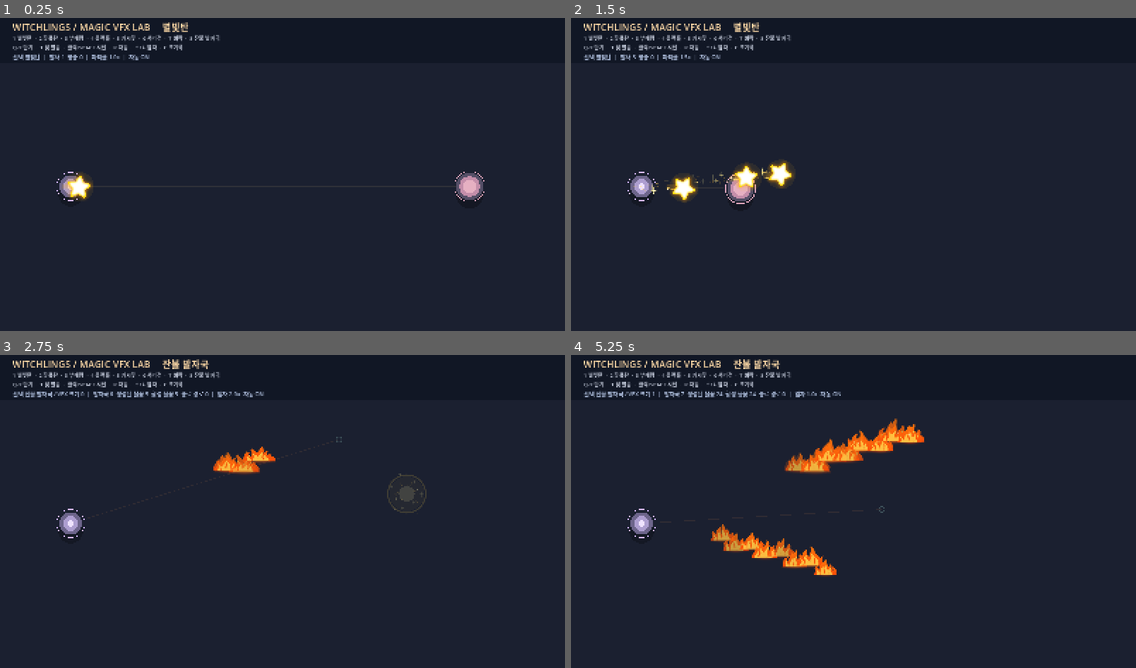
Above: before the commit, frames 1-4 (two rows, left to right).
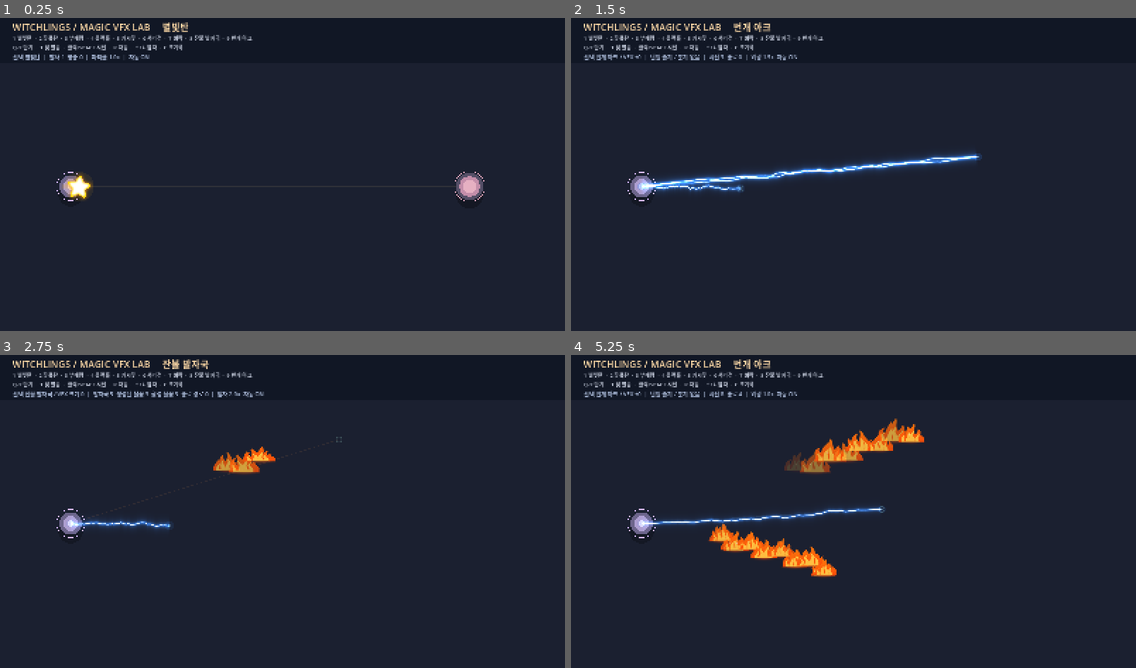
Above: after the commit, the same moments.

Repository: LittleEvasn/Test-Room
Game: Godot game, scene res://scenes/main.tscn
The game is run twice, just before and just after one commit, with the same random seed, the same clock (stepped at 60 frames per second) and the same inputs.
Inputs (mouse positions are in pixels of both pictures, inside the frame that each line leads up to):
- Up to frame 1 (0.25 s): no input
- Up to frame 2 (1.5 s): tap Enter at 0.5 s; move the mouse to (977, 155) at 0.52 s; hold Up 0.53-1.25 s; tap 9 at 0.6 s; click (977, 155) at 0.67 s; tap Space at 0.77, 1.07 s; tap C at 0.8 s; drag from (740, 187) to (825, 237) at 1.27 s
- Up to frame 3 (2.75 s): move the mouse to (339, 439) at 2.02 s; hold Up from 2.03 s (still down); tap 8 at 2.1 s; click (339, 439) at 2.17 s; tap Q at 2.3 s
- Up to frame 4 (5.25 s): release Up at 2.75 s; drag from (825, 574) to (684, 461) at 2.77 s; move the mouse to (1023, 558) at 3.52 s; hold Down 3.53-4.25 s; tap E at 3.6 s; click (1023, 558) at 3.67 s; tap Space at 3.77, 3.8, 4.07 s; drag from (684, 461) to (768, 430) at 4.27 s; move the mouse to (881, 508) at 5.02 s; hold Down from 5.03 s (still down); tap 9 at 5.1 s; click (881, 508) at 5.17 s

The runs differ from the first frame. In frame 1, less than 0.1% of the frame differs, in the area x 39-45%, y 5-8%; in frame 2, 3.4%, in the area x 4-73%, y 1-60%; in frame 3, 0.9%; in frame 4, 2.8%.

Commit message:
Add branch-free fBm lightning arc as VFX Lab slot 9

Diff:
--- /dev/null
+++ b/scripts/lightning_arc_vfx.gd
@@ -0,0 +1,69 @@
+extends Node2D
+## FencerDevLog-style 2D electric arc, VFX preview only.
+## No branch paths, collision, damage, elemental status or balance logic.
+## See shaders/lightning_arc.gdshader for the original CC0 reference.
+
+signal finished(point: Vector2)
+
+const ARC_SHADER: Shader = preload("res://shaders/lightning_arc.gdshader")
+const LIFE_SECONDS := 0.82
+const STRIP_HEIGHT := 190.0
+
+var _start_point := Vector2.ZERO
+var _end_point := Vector2.ZERO
+var _visual_rank := 0
+var _glow_multiplier := 1.0
+var _elapsed := 0.0
+var _visible_amount := 0.0
+var _bolt_length := 0.0
+var _shader_material: ShaderMaterial
+
+func configure(cast_from: Vector2, cast_to: Vector2, particle_multiplier: float = 1.0, visual_rank: int = 0) -> void:
+    _start_point = cast_from
+    _end_point = cast_to
+    _glow_multiplier = particle_multiplier
+    _visual_rank = clampi(visual_rank, 0, 3)
+
+func _ready() -> void:
+    position = _start_point
+    var direction := _end_point - _start_point
+    _bolt_length = maxf(direction.length(), 1.0)
+    rotation = direction.angle()
+
+    var strip := ColorRect.new()
+    strip.name = "UnbranchedArc"
+    strip.mouse_filter = Control.MOUSE_FILTER_IGNORE
+    strip.position = Vector2(0.0, -STRIP_HEIGHT * 0.5)
+    strip.size = Vector2(_bolt_length, STRIP_HEIGHT)
+
+    _shader_material = ShaderMaterial.new()
+    _shader_material.shader = ARC_SHADER
+    _shader_material.set_shader_parameter("phase_offset", randf_range(-40.0, 40.0))
+    _shader_material.set_shader_parameter("offset_strength", 0.155 + 0.012 * float(_visual_rank))
+    _shader_material.set_shader_parameter("core_width", 0.0085 + 0.0014 * float(_visual_rank))
+    _shader_material.set_shader_parameter("glow_strength", clampf(0.35 + 0.65 * _glow_multiplier, 0.0, 2.4))
+    _shader_material.set_shader_parameter("life_alpha", 0.0)
+    strip.material = _shader_material
+    add_child(strip)
+
+func _process(delta: float) -> void:
+    _elapsed += delta
+    if _elapsed >= LIFE_SECONDS:
+        finished.emit(_end_point)
+        queue_free()
+        return
+
+    var attack := smoothstep(0.0, 0.06, _elapsed)
+    var release := 1.0 - smoothstep(LIFE_SECONDS - 0.19, LIFE_SECONDS, _elapsed)
+    _visible_amount = attack * release
+    _shader_material.set_shader_parameter("life_alpha", _visible_amount)
+    queue_redraw()
+
+func _draw() -> void:
+    if _visible_amount <= 0.0:
+        return
+    # Minimal anchor glints, intentionally no secondary arcs or branching sparks.
+    for endpoint in [Vector2.ZERO, Vector2(_bolt_length, 0.0)]:
+        draw_circle(endpoint, 12.0, Color(0.21, 0.52, 1.0, 0.10 * _visible_amount))
+        draw_circle(endpoint, 4.0, Color(0.64, 0.86, 1.0, 0.30 * _visible_amount))
+        draw_circle(endpoint, 1.6, Color(1.0, 1.0, 1.0, 0.77 * _visible_amount))
--- a/scripts/main.gd
+++ b/scripts/main.gd
@@ -1,5 +1,5 @@
 extends Node2D
-## 별빛탄/꽃폭탄/달빛 부메랑/블랙홀/가시꽃 덫/서리검/벼락/잔불 발자국 VFX 독립 실험실.
+## 별빛탄/꽃폭탄/달빛 부메랑/블랙홀/가시꽃 덫/서리검/벼락/잔불 발자국/번개 아크 VFX 독립 실험실.
 
 const BOLT_SCRIPT = preload("res://scripts/star_bolt.gd")
 const IMPACT_SCRIPT = preload("res://scripts/impact_burst.gd")
@@ -11,6 +11,7 @@
 const THORN_SCRIPT = preload("res://scripts/thorn_trap.gd")
 const ICE_SWORD_SCRIPT = preload("res://scripts/ice_sword_vfx.gd")
 const THUNDER_SCRIPT = preload("res://scripts/thunder_vfx.gd")
+const LIGHTNING_ARC_SCRIPT = preload("res://scripts/lightning_arc_vfx.gd")
 const EMBER_TRAIL_SCRIPT = preload("res://scripts/ember_footprint_trail.gd")
 
 const SCREEN_SIZE := Vector2(1600.0, 900.0)
@@ -25,7 +26,7 @@
 var particle_multiplier := 1.0
 var fired_count := 0
 var impact_count := 0
-var selected_spell := 0 # 0..7 = 별빛탄/꽃폭탄/부메랑/블랙홀/가시꽃/서리검/벼락/잔불 발자국
+var selected_spell := 0 # 0..8 = 별빛탄/꽃폭탄/부메랑/블랙홀/가시꽃/서리검/벼락/잔불 발자국/번개 아크
 var bloom_rank := 0
 var black_hole_rank := 0
 var black_hole_ticks := 0
@@ -40,6 +41,8 @@
 var thunder_rank := 0
 var thunder_strikes := 0
 var thunder_finished := 0
+var lightning_arc_rank := 0
+var lightning_arc_finished := 0
 var ember_rank := 1
 var ember_steps := 0
 var ember_finished := 0
@@ -96,6 +99,10 @@
 			spell_name, ember_rank, fired_count, ember_steps, get_tree().get_nodes_in_group("vfx_ember_patch").size(), ember_finished,
 			particle_multiplier, "ON" if autofire else "OFF"
 		]
+	elif selected_spell == 8:
+		status_label.text = "선택 %s / VFX +%d  |  단일 줄기 / 분기 없음  |  시전 %d  종료 %d  |  외광 %.1fx  자동 %s" % [
+			spell_name, lightning_arc_rank, fired_count, lightning_arc_finished, particle_multiplier, "ON" if autofire else "OFF"
+		]
 	else:
 		var rank_str := "" if selected_spell != 1 else "  |  꽃폭탄 +%d (폭발 반경 %.0f)" % [bloom_rank, BLOOM_RADII[bloom_rank]]
 		status_label.text = "선택 %s%s  |  발사 %d  명중 %d  |  파티클 %.1fx  |  자동 %s" % [
@@ -112,10 +119,11 @@
 			# Avoid overlapping auto pulses at +2/+3 while reviewing one strike.
 			return 1.55 if thunder_rank <= 1 else (2.20 if thunder_rank == 2 else 2.85)
 		7: return 4.4
+		8: return 1.15
 	return fire_interval
 
 func shoot(replace_hole: bool = false) -> void:
-	var active_count := get_tree().get_nodes_in_group("vfx_bolt …(343 unchanged characters)… nodes_in_group("vfx_ember_trail").size()
+	var active_count := get_tree().get_nodes_in_group("vfx_bolt …(343 unchanged characters)… nodes_in_group("vfx_ember_trail").size() + get_tree().get_nodes_in_group("vfx_lightning_arc").size()
 	if active_count >= 50:
 		return
 	if selected_spell == 0:
@@ -179,6 +187,13 @@
 		trail.add_to_group("vfx_ember_trail")
 		trail.step_ignited.connect(_on_ember_step)
 		trail.finished.connect(_on_ember_finished)
+	elif selected_spell == 8:
+		# FencerDevLog-inspired single unbranched electric arc, visually isolated from 7: strike.
+		var arc = LIGHTNING_ARC_SCRIPT.new()
+		arc.configure(START_POINT, target_point, particle_multiplier, lightning_arc_rank)
+		add_child(arc)
+		arc.add_to_group("vfx_lightning_arc")
+		arc.finished.connect(_on_lightning_arc_finished)
 	else:
 		# Unlike the black-hole preview, multiple deployed thorn traps are allowed.
 		if get_tree().get_nodes_in_group("vfx_thorn").size() >= 12:
@@ -233,6 +248,9 @@
 
 func _on_thunder_finished(_point: Vector2) -> void:
 	thunder_finished += 1
+
+func _on_lightning_arc_finished(_point: Vector2) -> void:
+	lightning_arc_finished += 1
 
 func _on_ember_step(_point: Vector2) -> void:
 	ember_steps += 1
@@ -277,6 +295,7 @@
 		5: return "서리검"
 		6: return "벼락"
 		7: return "잔불 발자국"
+		8: return "번개 아크"
 	return "미지의 마법"
 
 func _unhandled_input(event: InputEvent) -> void:
@@ -312,6 +331,9 @@
 				_update_title()
 			KEY_8, KEY_KP_8:
 				selected_spell = 7
+				_update_title()
+			KEY_9, KEY_KP_9:
+				selected_spell = 8
 				_update_title()
 			KEY_Q:
 				if selected_spell == 3:
@@ -326,6 +348,8 @@
 					thunder_rank = maxi(0, thunder_rank - 1)
 				elif selected_spell == 7:
 					ember_rank = maxi(0, ember_rank - 1)
+				elif selected_spell == 8:
+					lightning_arc_rank = maxi(0, lightning_arc_rank - 1)
 			KEY_E:
 				if selected_spell == 3:
 					black_hole_rank = mini(3, black_hole_rank + 1)
@@ -339,6 +363,8 @@
 					thunder_rank = mini(3, thunder_rank + 1)
 				elif selected_spell == 7:
 					ember_rank = mini(3, ember_rank + 1)
+				elif selected_spell == 8:
+					lightning_arc_rank = mini(3, lightning_arc_rank + 1)
 			KEY_SPACE:
 				shoot(true)
 			KEY_T:
@@ -350,7 +376,7 @@
 			KEY_DOWN, KEY_MINUS, KEY_KP_SUBTRACT:
 				particle_multiplier = maxf(0.0, particle_multiplier - 0.5)
 			KEY_C:
-				for group_name in ["vfx_bolt", "vfx_bloom", "vfx_moon", "vfx_hole", "vfx_thorn", "vfx_ice_sword", "vfx_thunder", "vfx_ember_trail"]:
+				for group_name in ["vfx_bolt", "vfx_bloom", "vfx_moon", "vfx_hole", "vfx_thorn", "vfx_ice_sword", "vfx_thunder", "vfx_ember_trail", "vfx_lightning_arc"]:
 					for projectile in get_tree().get_nodes_in_group(group_name):
 						projectile.queue_free()
 				# 이미 생성된 폭발은 자연스럽게 사라진다.
@@ -365,6 +391,7 @@
 				ice_sword_finished = 0
 				thunder_strikes = 0
 				thunder_finished = 0
+				lightning_arc_finished = 0
 				ember_steps = 0
 				ember_finished = 0
 
@@ -384,6 +411,7 @@
 		5: aiming_color = Color("8ceaff")
 		6: aiming_color = Color("ffe7a3")
 		7: aiming_color = Color("ff9c4e")
+		8: aiming_color = Color("64aeff")
 	draw_line(START_POINT, target_point, Color(aiming_color, 0.09), 2.0)
 	draw_circle(START_POINT + Vector2(0, 22), 35.0, Color(0, 0, 0, 0.24))
 	draw_circle(START_POINT, 32.0, Color("6d658b"))
@@ -400,7 +428,7 @@
 		if selected_spell == 1:
 			draw_arc(target_point, BLOOM_RADII[bloom_rank], 0.0, TAU, 64, Color(1.0, 0.65, 0.75, 0.28), 1.5, true)
 	else:
-		# 블랙홀/가시꽃/서리검/벼락/잔불 발자국에는 분홍색 표적 모형을 그리지 않는다.
+		# 블랙홀/가시꽃/서리검/벼락/잔불 발자국/번개 아크에는 분홍색 표적 모형을 그리지 않는다.
 		draw_arc(target_point, 8.0, 0.0, TAU, 24, Color(0.58, 0.80, 0.77, 0.28), 1.5, true)
 
 func _create_hud() -> void:
@@ -420,7 +448,7 @@
 	_update_title()
 
 	info_label = Label.new()
-	info_label.text = "1 별빛탄  ·  2 꽃폭탄  ·  3 부메랑  ·  4 블랙홀  ·  5 가시꽃  ·  6 서리검  ·  7 벼락  ·  8 잔불 발자국\nQ/E 단계  ·  T 덫 발동  ·  클릭/SPACE 시전  ·  R 자동  ·  ↑/↓ 입자  ·  C 초기화"
+	info_label.text = "1 별빛탄  ·  2 꽃폭탄  ·  3 부메랑  ·  4 블랙홀  ·  5 가시꽃  ·  6 서리검  ·  7 벼락  ·  8 잔불 발자국  ·  9 번개 아크\nQ/E 단계  ·  T 덫 발동  ·  클릭/SPACE 시전  ·  R 자동  ·  ↑/↓ 입자  ·  C 초기화"
 	info_label.position = Vector2(36, 57)
 	info_label.add_theme_font_size_override("font_size", 15)
 	info_label.add_theme_color_override("font_color", Color("c9d0e0"))
--- /dev/null
+++ b/shaders/lightning_arc.gdshader
@@ -0,0 +1,67 @@
+shader_type canvas_item;
+render_mode blend_add, unshaded;
+
+// Reference: FencerDevLog, "Lightning", https://godotshaders.com/shader/lightning/
+// Original shader/snippets: CC0. Adapted for a horizontal, endpoint-anchored,
+// transparent, unbranched Godot 4.6 gameplay VFX.
+// One continuous fBm displacement field; NO recursive branches or extra bolts.
+
+uniform vec3 arc_color : source_color = vec3(0.18, 0.53, 1.0);
+uniform float offset_strength : hint_range(0.0, 0.45) = 0.16;
+uniform float core_width : hint_range(0.001, 0.04) = 0.009;
+uniform float glow_strength : hint_range(0.0, 3.0) = 1.0;
+uniform float speed : hint_range(0.0, 10.0) = 2.4;
+uniform float phase_offset = 0.0;
+uniform float life_alpha : hint_range(0.0, 1.0) = 1.0;
+
+float hash21(vec2 p) {
+    return fract(sin(dot(p, vec2(127.1, 311.7))) * 43758.5453);
+}
+
+float noise2(vec2 p) {
+    vec2 cell = floor(p);
+    vec2 local_uv = fract(p);
+    vec2 blend_uv = local_uv * local_uv * (3.0 - 2.0 * local_uv);
+    float a = hash21(cell);
+    float b = hash21(cell + vec2(1.0, 0.0));
+    float c = hash21(cell + vec2(0.0, 1.0));
+    float d = hash21(cell + vec2(1.0, 1.0));
+    return mix(mix(a, b, blend_uv.x), mix(c, d, blend_uv.x), blend_uv.y);
+}
+
+float fbm(vec2 p) {
+    float value = 0.0;
+    float amplitude = 0.5;
+    for (int i = 0; i < 5; i++) {
+        value += amplitude * noise2(p);
+        p *= 2.03;
+        amplitude *= 0.5;
+    }
+    return value / 0.96875;
+}
+
+void fragment() {
+    float progress = UV.x;
+    float time = TIME * speed;
+    float broad = fbm(vec2(progress * 6.0 + phase_offset, time)) - 0.5;
+    float fine = fbm(vec2(progress * 26.0 - phase_offset * 0.31, time * 1.75)) - 0.5;
+
+    // Zero displacement at both endpoints, so the arc reaches the cast and aim positions.
+    float envelope = pow(max(sin(progress * 3.14159265), 0.0), 0.7);
+    float displacement = (broad * 1.2 + fine * 0.32) * offset_strength * envelope;
+    float distance_to_bolt = abs(UV.y - 0.5 - displacement);
+
+    float core = 1.0 - smoothstep(core_width * 0.30, core_width * 1.3, distance_to_bolt);
+    float inner = exp(-2.1 * pow(distance_to_bolt / (core_width * 4.0), 1.6));
+    float aura = exp(-3.0 * pow(distance_to_bolt / 0.14, 1.25));
+
+    float flicker = clamp(0.87 + 0.09 * sin(TIME * 65.0 + phase_offset)
+        + 0.04 * sin(TIME * 121.0 + phase_offset * 2.0), 0.70, 1.0);
+    float edge = smoothstep(0.0, 0.008, progress)
+        * (1.0 - smoothstep(0.992, 1.0, progress));
+
+    float opacity = clamp(core * 0.98 + inner * 0.60
+        + aura * 0.17 * glow_strength, 0.0, 1.0);
+    vec3 color = mix(arc_color, vec3(0.94, 0.97, 1.0), core);
+    COLOR = vec4(color, opacity * life_alpha * flicker * edge);
+}
Not shown, changed: README.md
